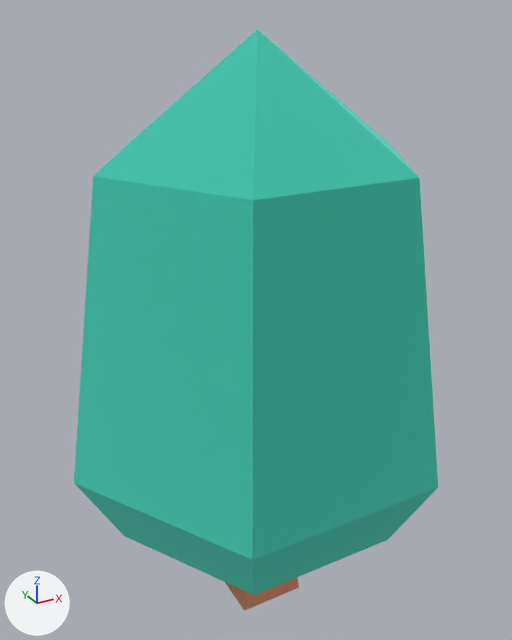
Two versions of the glTF model apps/client/public/env/kenney-nature-kit/tree_fat.glb, one commit apart.
One viewpoint serves both versions: a 50 mm lens placed at (-0.599, -1.084, 1.131), pointed at (0.009, 0.021, 0.578). The axes (+X, +Y, +Z) are drawn at lower left. The lights are the same throughout. The older version comes first.

The older version as bpy lines, for what is in view:
```python
mat_leafsgreen = principled_material('leafsGreen')
mat_leafsgreen.base_color = (0.161, 0.788, 0.671)  # cyan #70e6d6
mat_leafsgreen.metallic = 1.0
mat_leafsgreen.roughness = 1.0
mat_woodbark = principled_material('woodBark')
mat_woodbark.base_color = (0.886, 0.514, 0.341)  # beige #f2be9e
mat_woodbark.metallic = 1.0
mat_woodbark.roughness = 1.0
me_mesh_tree_fat = bpy.data.meshes.new('Mesh tree_fat')
me_mesh_tree_fat.from_pydata(...)  # 27 vertices, 50 faces; spans x -0.378..0.378, y -0.327..0.327, z 0.0..1.15
# faces by material slot: [40, 10]
me_mesh_tree_fat.materials.append(mat_leafsgreen)  # cyan #70e6d6
me_mesh_tree_fat.materials.append(mat_woodbark)  # beige #f2be9e
ob_tree_fat = bpy.data.objects.new('tree_fat', me_mesh_tree_fat)
ob_tree_fat.location = (0.0, 0.0, -0.05)
```
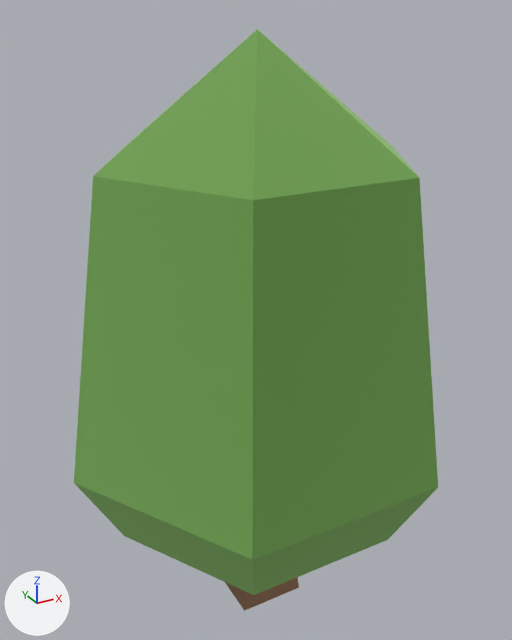
Where the newer file only moved an object's origin or applied its transform, the numbers keep the older frame.

Pixel boxes (x1, y1, x2, y2) of what changed, in the pictures (512 x 640 px):
'tree_fat', recoloured (cyan to green): (74, 29, 438, 611) in both

What changed in the scene script:
```text
Change mat_leafsgreen:
    mat_leafsgreen.base_color: (0.161, 0.788, 0.671) -> (0.373, 0.62, 0.235)  # cyan #70e6d6 -> green #a4ce85
Change mat_woodbark:
    mat_woodbark.base_color: (0.886, 0.514, 0.341) -> (0.541, 0.357, 0.235)  # beige #f2be9e -> beige #c2a185
```
